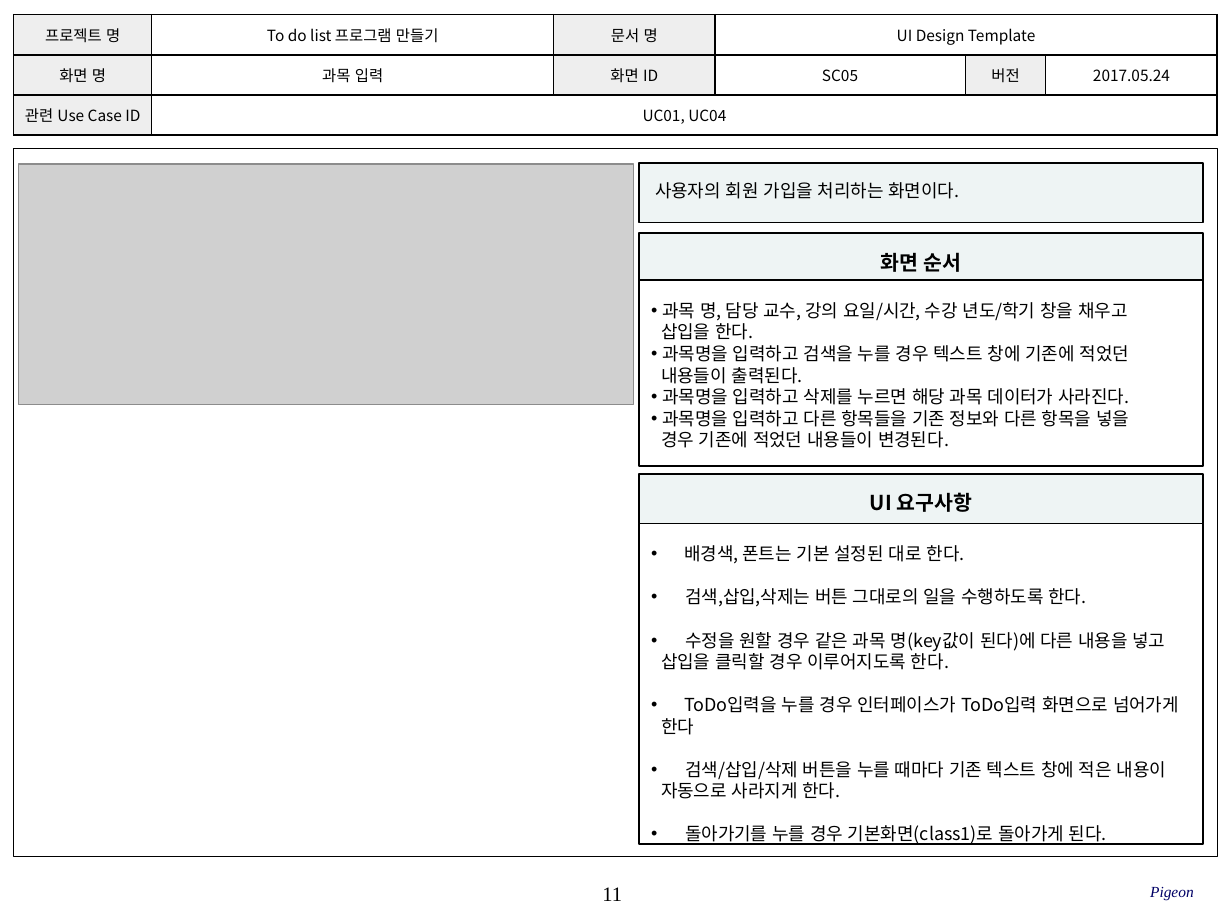
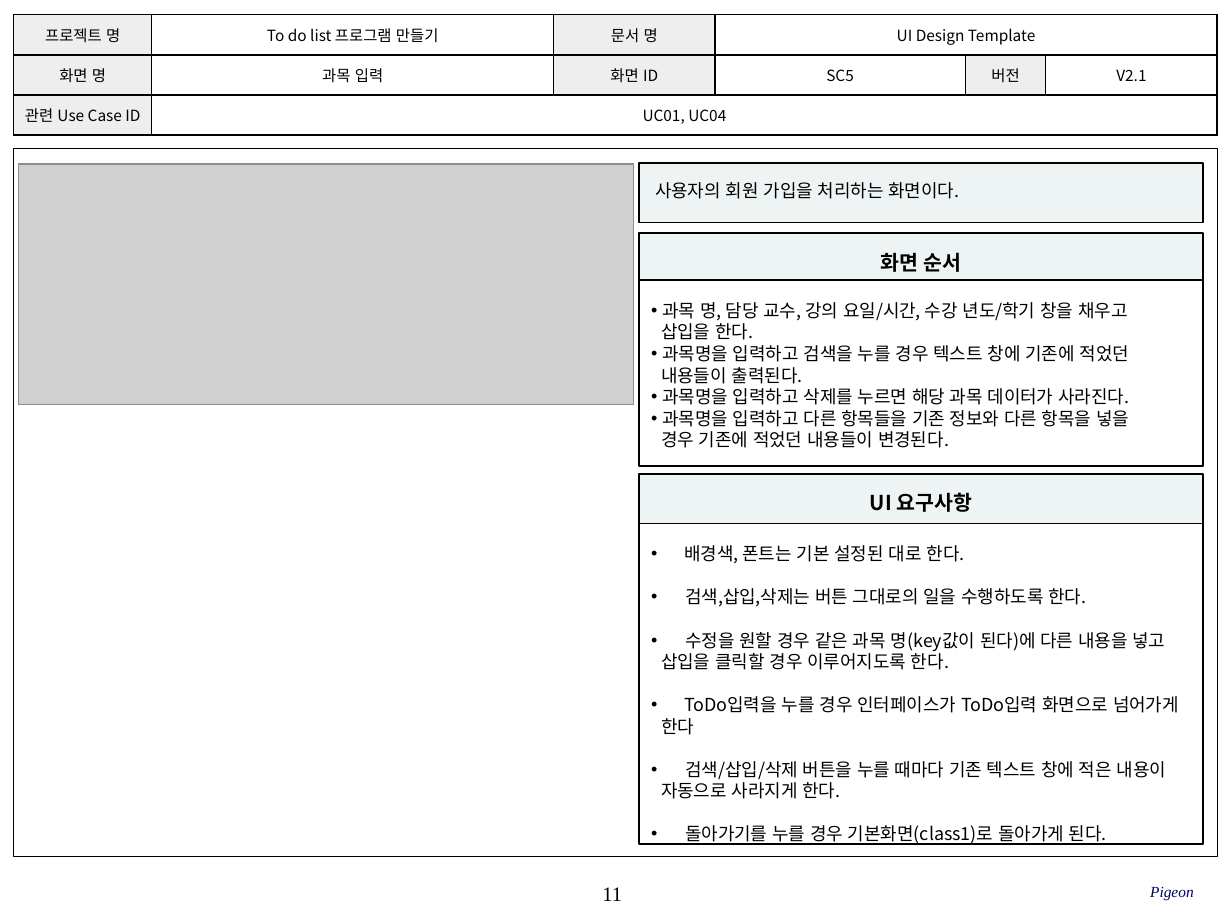
Before and after one commit to SE-admin/9, a slide deck: slide 11 of doc/3_ 설계서/UI Design Template_9_pigeon.pptx. Drawn at 1232x924 pixels with LibreOffice and Linux fonts; fonts in the diff are those of the drawing; grey boxes stand for pictures; background and template pictures are left out. Boxes give left, top, right and bottom in pixels: in the first picture for what was removed or moved away, otherwise in the second. Text is boxed around its words. In the diff, an @@ line names an element or a change of style, - is before the commit and + after.

```diff
--- a/doc/3_ 설계서/UI Design Template_9_pigeon.pptx
+++ b/doc/3_ 설계서/UI Design Template_9_pigeon.pptx
@@ table at [14, 15, 1216, 136] @@
-row 2, column 4: SC05
+row 2, column 4: SC5
-row 2, column 6: 2017.05.24
+row 2, column 6: V2.1
```
Also in this commit, not shown: 10 other slides changed, 8 other files.
